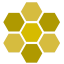
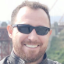
Revision of a layered 64px x 64px image; what changed, layer by layer:
added layer "Camada colada #8" above "Camada colada #7" over left=0, top=0, right=64, bottom=64
added layer "Camada colada #7" above "Camada colada #6" over left=0, top=0, right=64, bottom=64
